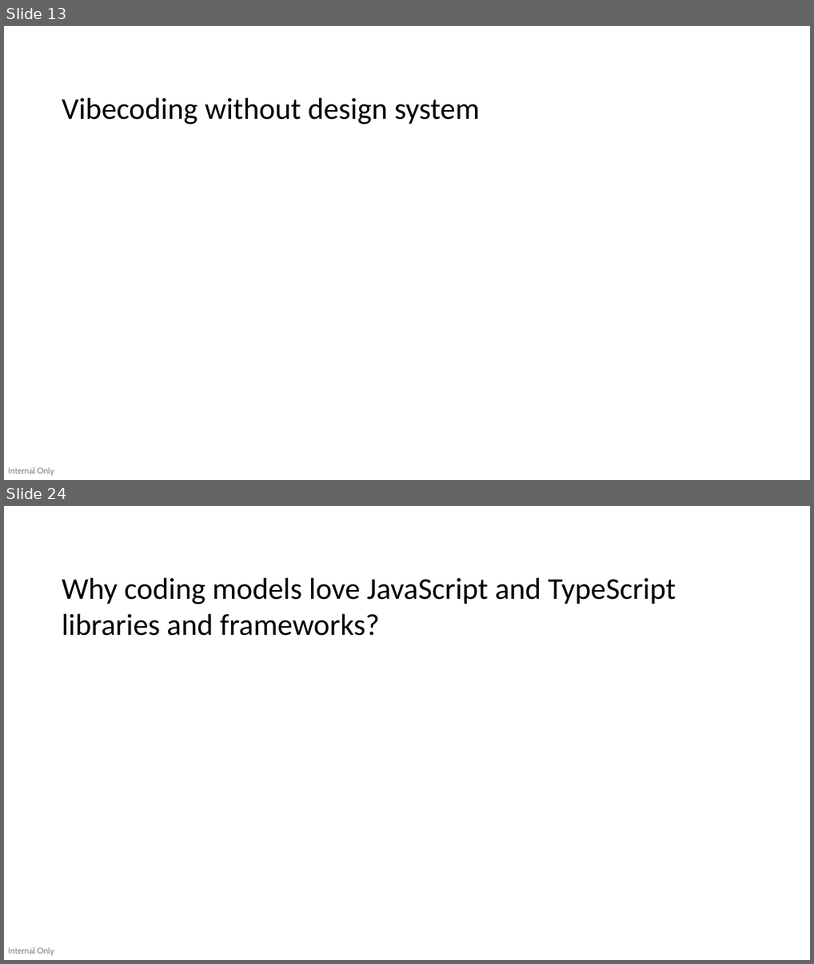
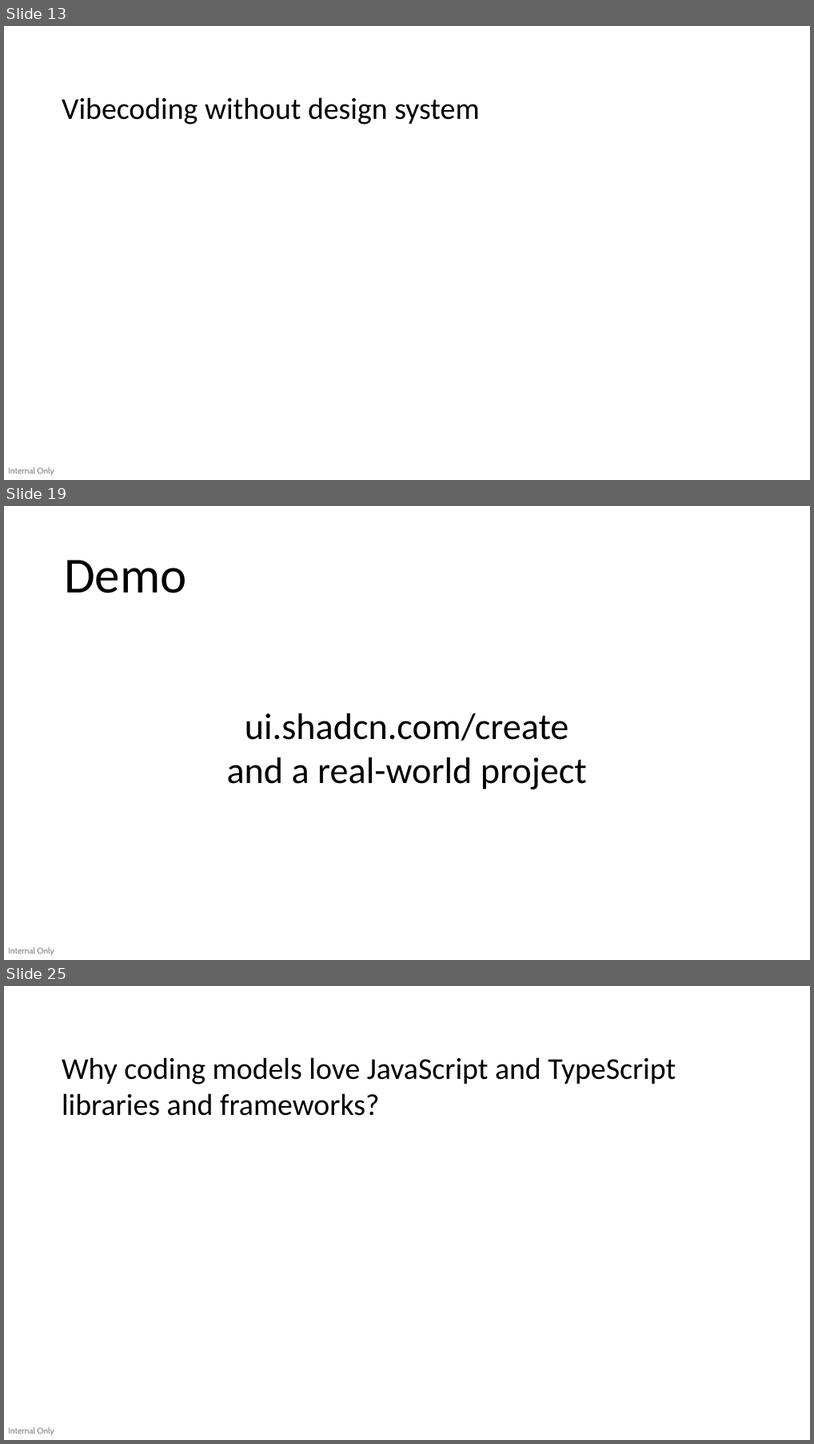
Before and after one commit to devlinduldulao/llm-loves-tailwind-and-js, a slide deck: why-llms-love-tailwind-conf.pptx. Shown one above the other, each under a label of ours: slides 13 and 24 before the commit, slides 13, 19 and 25 after it; the slides between them are not shown. The pictures are 814x964 and 814x1444 pixels, drawn with LibreOffice and Linux fonts; fonts in the diff are those of the drawing. Boxes give left, top, right and bottom in pixels: in the first picture for what was removed or moved away, otherwise in the second. Text is boxed around its words. In the diff, an @@ line names an element or a change of style, - is before the commit and + after.

```diff
--- a/why-llms-love-tailwind-conf.pptx
+++ b/why-llms-love-tailwind-conf.pptx
@@ slide 19 added at [4, 506, 810, 960], background #FFFFFF; not listed: 1 template element that a slide beside it also shows @@
@@ text added at [64, 560, 187, 593], 60 pt, text #000000 @@
+Demo
@@ text added at [227, 713, 587, 789], 44 pt, text #000000 @@
+ui.shadcn.com/create
+and a real-world project
@@ what was slide 24 is now slide 25 @@
```
Also in this commit, not shown: 1 slide changed.
